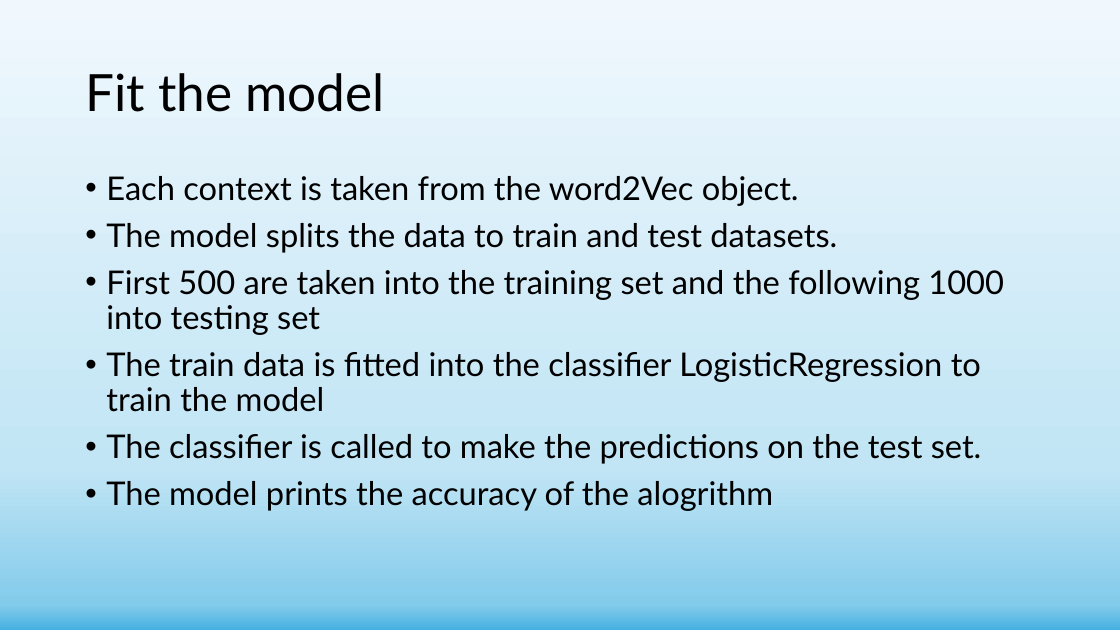
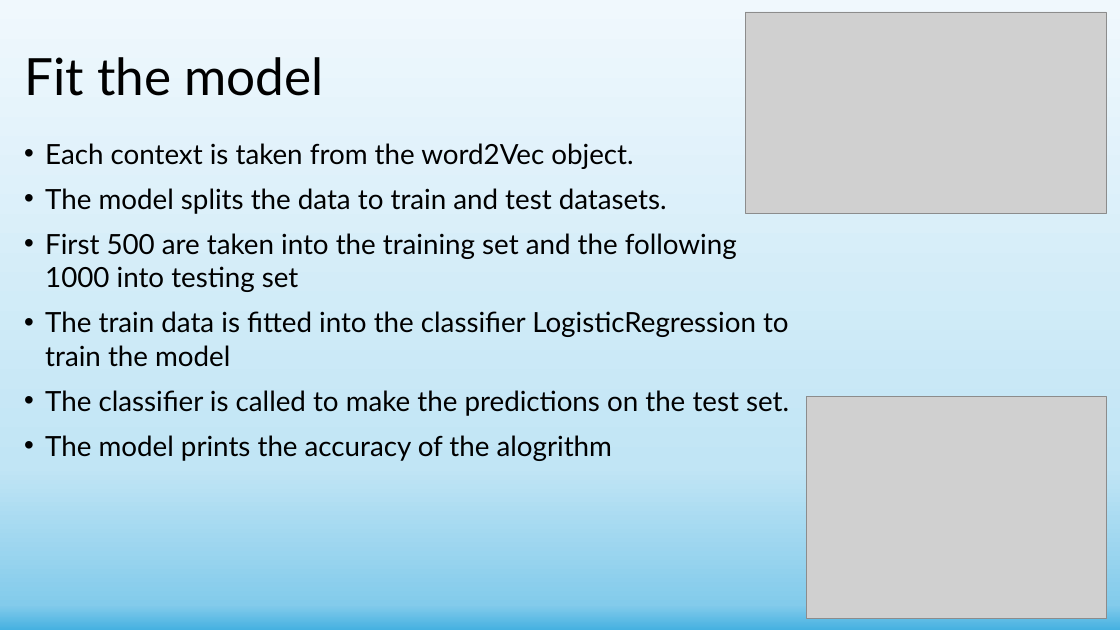
Before and after one commit to shachar700/Graph-Embedding, a slide deck: slide 17 of doc/Graph-Embedding Presentation.pptx. Drawn at 1120x630 pixels with LibreOffice and Linux fonts; fonts in the diff are those of the drawing; grey boxes stand for pictures. Boxes give left, top, right and bottom in pixels: in the first picture for what was removed or moved away, otherwise in the second. Text is boxed around its words. In the diff, an @@ line names an element or a change of style, - is before the commit and + after.

Commit message:
added pictures

```diff
--- a/doc/Graph-Embedding Presentation.pptx
+++ b/doc/Graph-Embedding Presentation.pptx
@@ title "Fit the model": place and size @@
-title "Fit the model" at <box>85,73,384,112</box>
+title "Fit the model" at <box>24,57,323,96</box>
@@ picture added at <box>745,12,1107,213</box> @@
@@ text "Each context is taken from ...": place and size @@
-text "Each context is taken from ..." at <box>106,176,1004,511</box>
+text "Each context is taken from ..." at <box>45,143,789,461</box>
@@ text "Each context is taken from ..." at <box>45,143,789,461</box>: size 28 to 23.8 pt; line spacing 0.9 to 1 @@
@@ picture added at <box>807,397,1107,619</box> @@
```
Also in this commit, not shown: 16 other slides changed.
